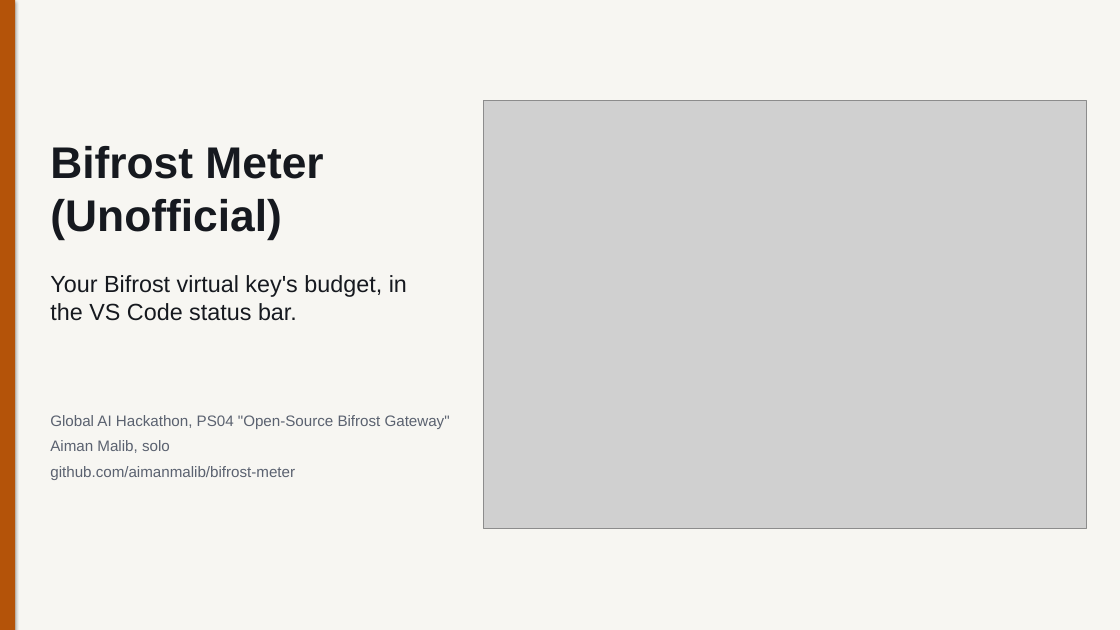
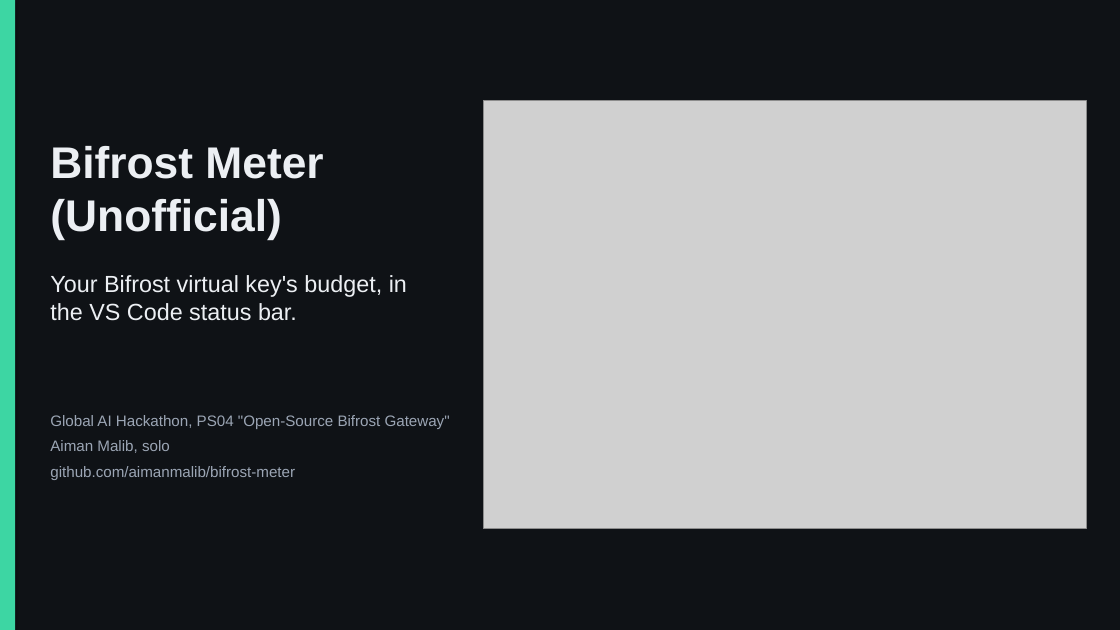
Before and after one commit to aimanmalib/bifrost-meter, a slide deck: slide 1 of deck/bifrost-meter.pptx. Drawn at 1120x630 pixels with LibreOffice and Linux fonts; fonts in the diff are those of the drawing; grey boxes stand for pictures. Boxes give left, top, right and bottom in pixels: in the first picture for what was removed or moved away, otherwise in the second. Text is boxed around its words. In the diff, an @@ line names an element or a change of style, - is before the commit and + after.

```diff
--- a/deck/bifrost-meter.pptx
+++ b/deck/bifrost-meter.pptx
@@ background #F7F6F2 to #0F1216 @@
@@ rectangle at bbox=[0, 0, 15, 630]: fill #B45309 to #3DD6A3 @@
@@ text "Bifrost Meter (Unofficial)" at bbox=[50, 146, 323, 240]: text colour #16191F to #ECEFF3 @@
@@ text "Your Bifrost virtual key's budget, ..." at bbox=[50, 275, 407, 321]: text colour #16191F to #ECEFF3 @@
@@ text "Global AI Hackathon, PS04 "Open-Source ..." at bbox=[50, 415, 450, 480]: text colour #5B6270 to #9BA5B4 @@
```
Also in this commit, not shown: 11 other slides changed, 4 other files.
